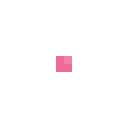
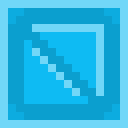
Layered file, before and after one edit (128x128). Changes by layer:
showed "cyan", painted on it over 0, 0, 128, 128
hid "explode2 copy 9" over 56, 56, 72, 72
